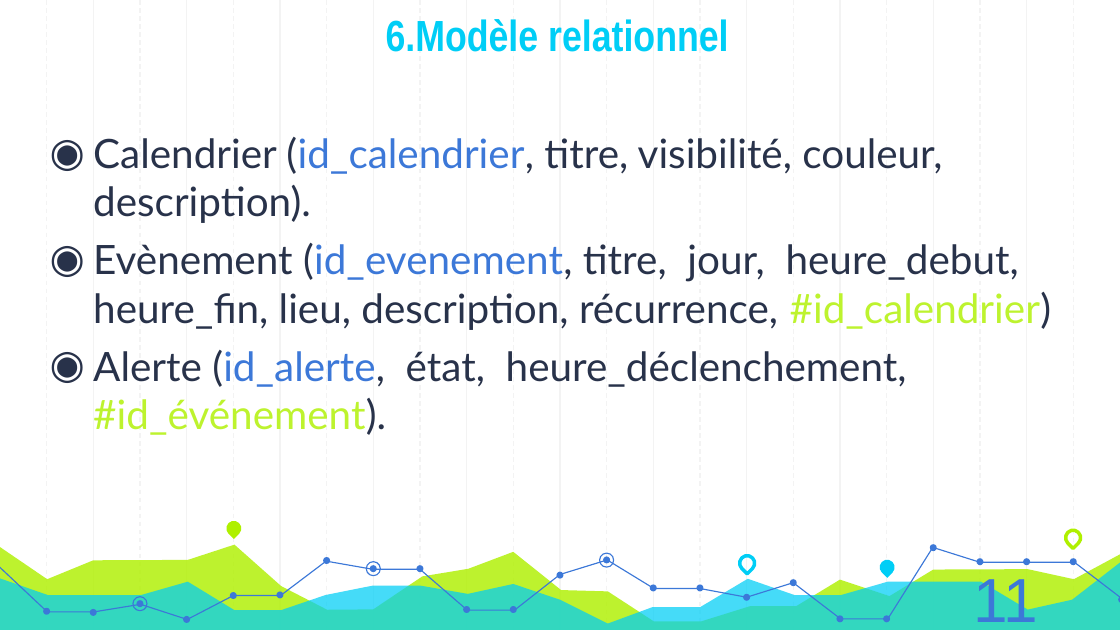
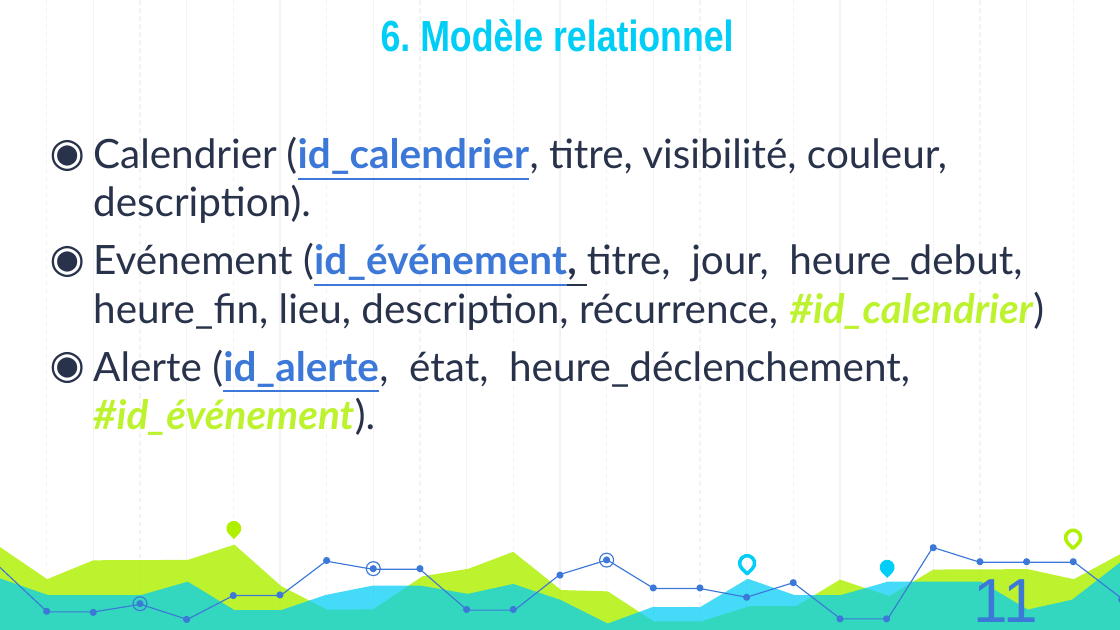
Before and after one commit to AzeddineZadir/docpfc, a slide deck: slide 14 of présentation licence 3.pptx. Drawn at 1120x630 pixels with LibreOffice and Linux fonts; fonts in the diff are those of the drawing. Boxes give left, top, right and bottom in pixels: in the first picture for what was removed or moved away, otherwise in the second. Text is boxed around its words. In the diff, an @@ line names an element or a change of style, - is before the commit and + after.

```diff
--- a/présentation licence 3.pptx
+++ b/présentation licence 3.pptx
@@ title at box(381, 19, 733, 52): spaces changed @@
-6.Modèle relationnel
+6. Modèle relationnel
@@ text at box(93, 137, 947, 435): bold on in "(id_calendrier,", "(id_alerte, #id_événement)."; underline on in "(id_calendrier,", "(id_alerte,"; italic on in "#id_événement)." @@
@@ text at box(93, 243, 1045, 330): text changed @@
-◉ Evènement (id_evenement, titre, jour, heure_debut, heure_fin, lieu, description, récurrence, #id_calendrier)
+◉ Evénement (id_événement, titre, jour, heure_debut, heure_fin, lieu, description, récurrence, #id_calendrier)
```
Also in this commit, not shown: 15 other slides changed, 1 slide added, 3 slides removed, 1 other file.
